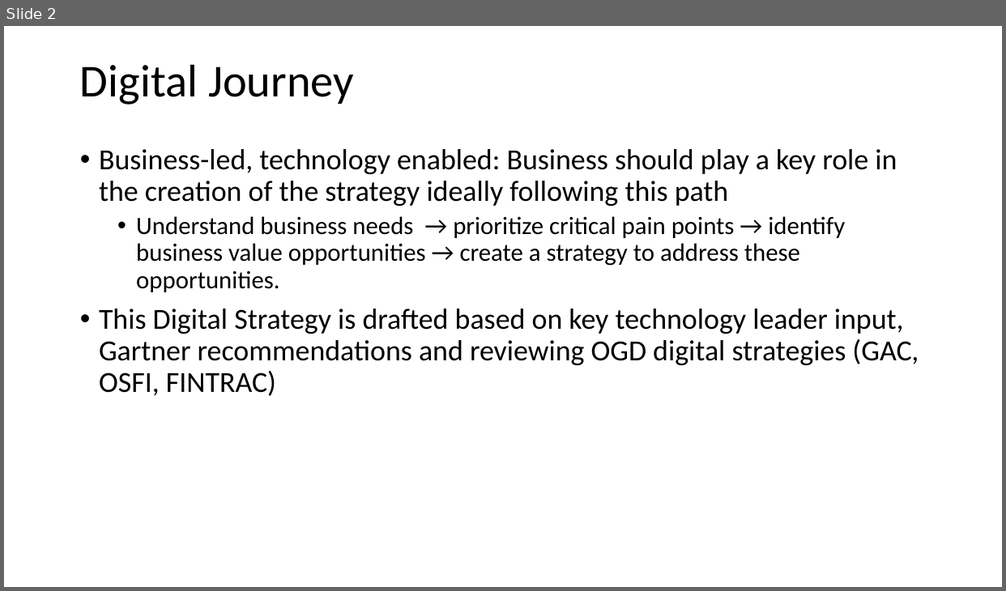
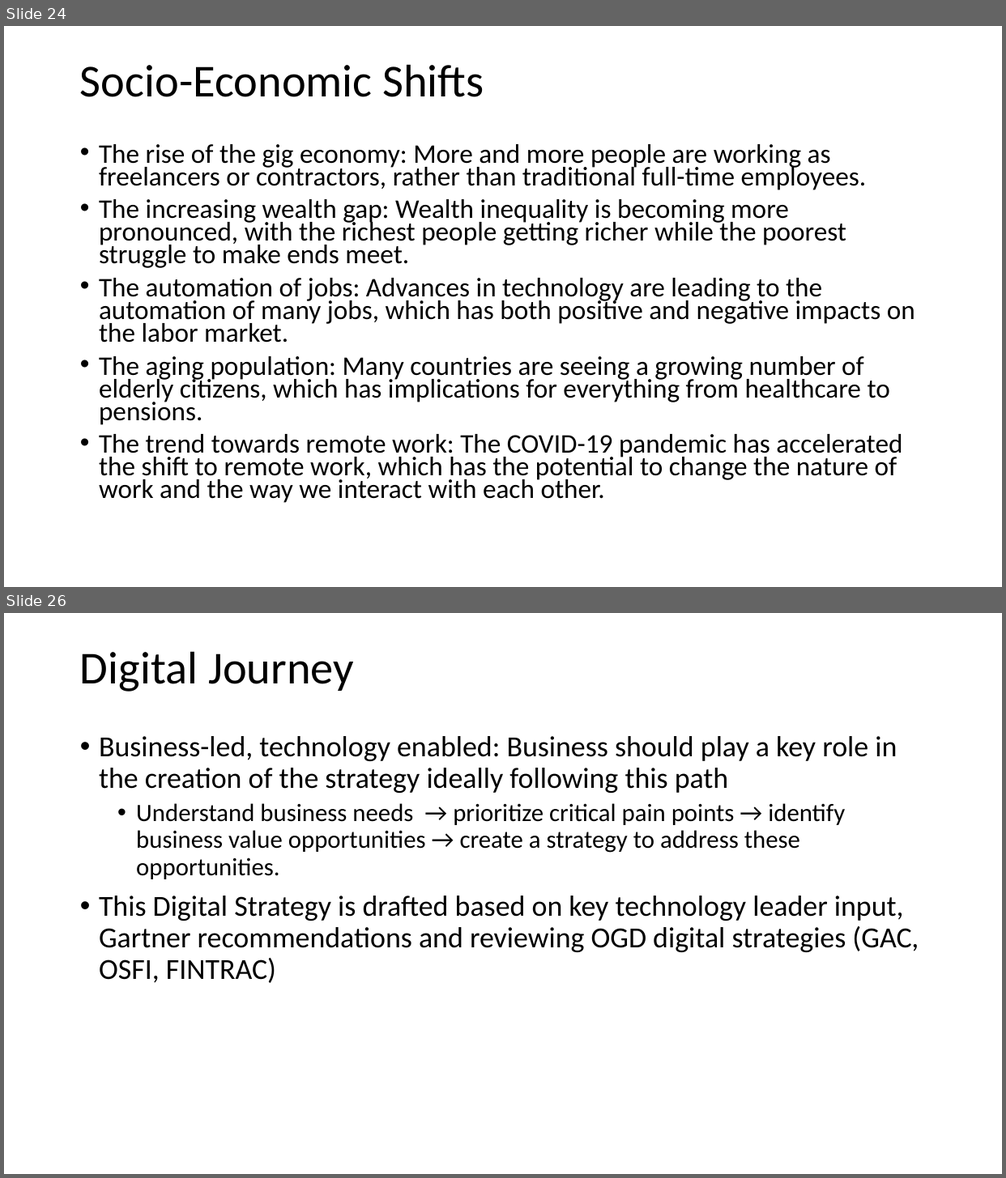
Before and after one commit to Gajol/IT-Notes, a slide deck: Enterprise Architecture/Digital Architecture/Digital Strategy.pptx. Shown one above the other, each under a label of ours: slide 2 before the commit, slides 24 and 26 after it; the slides between them are not shown. The pictures are 1006x591 and 1006x1178 pixels, drawn with LibreOffice and Linux fonts; fonts in the diff are those of the drawing. Boxes give left, top, right and bottom in pixels: in the first picture for what was removed or moved away, otherwise in the second. Text is boxed around its words. In the diff, an @@ line names an element or a change of style, - is before the commit and + after.

```diff
--- a/Enterprise Architecture/Digital Architecture/Digital Strategy.pptx
+++ b/Enterprise Architecture/Digital Architecture/Digital Strategy.pptx
@@ slide 24 added at (x1=4, y1=26, x2=1002, y2=587), background #FFFFFF @@
@@ title added at (x1=80, y1=64, x2=484, y2=97), 44 pt, text #000000 @@
+Socio-Economic Shifts
@@ text added at (x1=99, y1=144, x2=915, y2=503), 25.9 pt, text #000000 @@
+• The rise of the gig economy: More and more people are working as freelancers or contractors, rather than traditional full-time employees.
+• The increasing wealth gap: Wealth inequality is becoming more pronounced, with the richest people getting richer while the poorest struggle to make ends meet.
+• The automation of jobs: Advances in technology are leading to the automation of many jobs, which has both positive and negative impacts on the labor market.
+• The aging population: Many countries are seeing a growing number of elderly citizens, which has implications for everything from healthcare to pensions.
+• The trend towards remote work: The COVID-19 pandemic has accelerated the shift to remote work, which has the potential to change the nature of work and the way we interact with each other.
@@ what was slide 2 is now slide 26 @@
```
Also in this commit, not shown: 23 other slides added, 42 other files.
